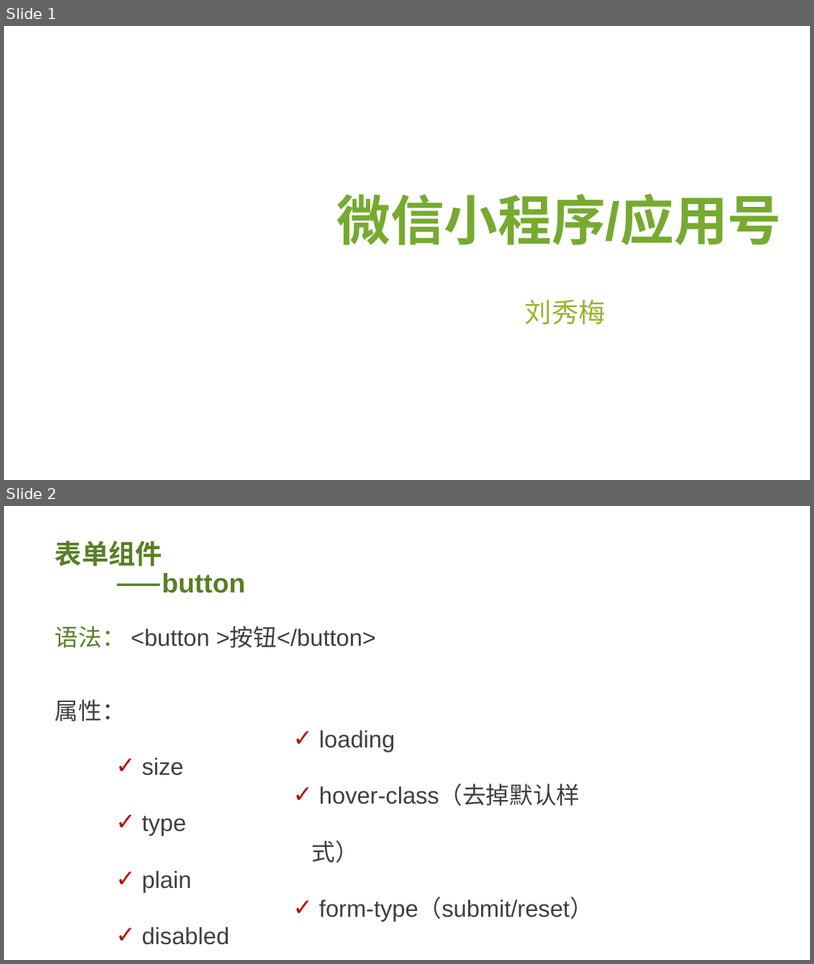
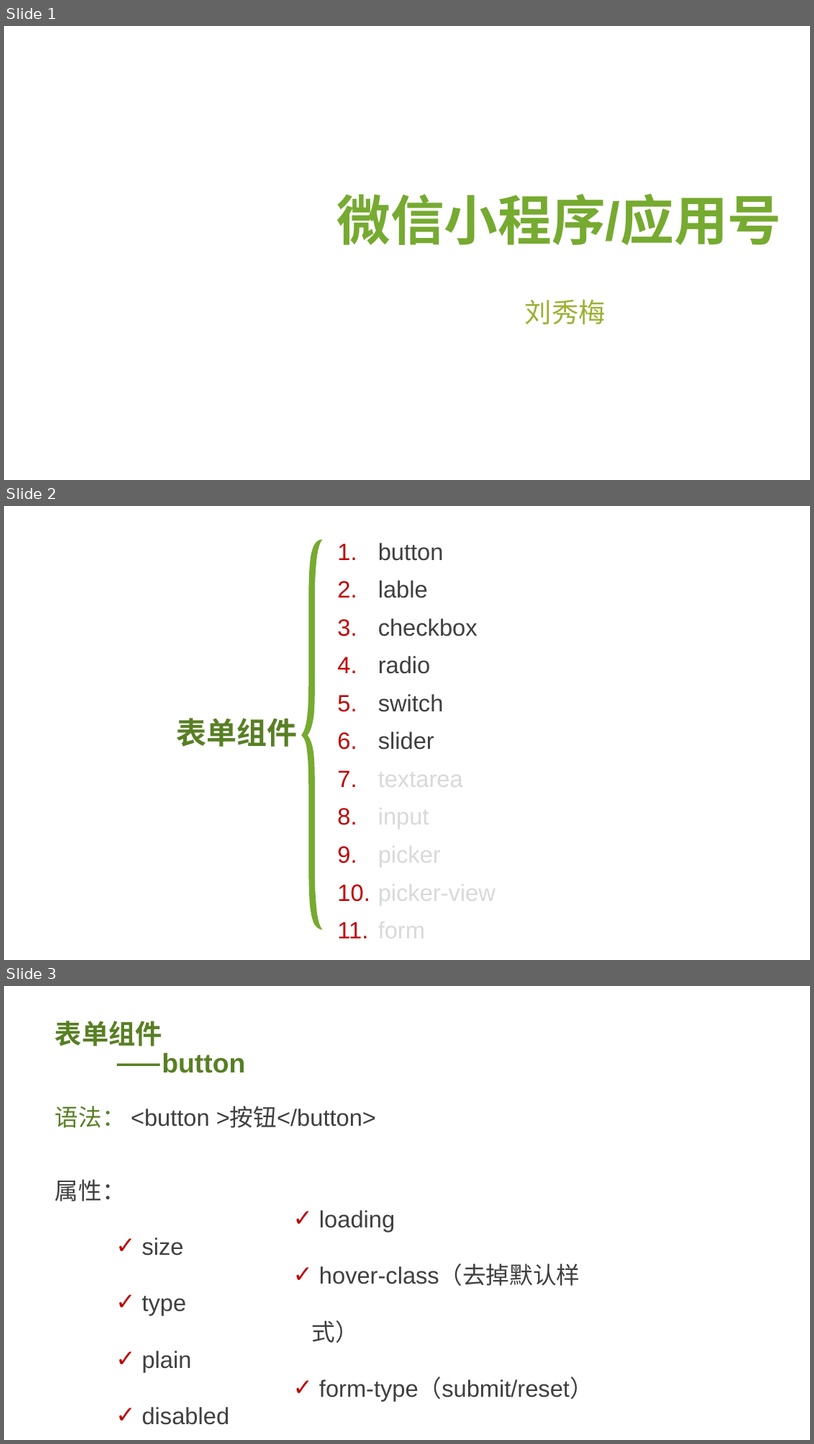
Before and after one commit to liuxiumei123/course-wxSmallApp, a slide deck: Ch02_微信小程序组件/微信小程序——表单1.pptx. Shown one above the other, each under a label of ours: slides 1 and 2 before the commit, slides 1, 2 and 3 after it. The pictures are 814x964 and 814x1444 pixels, drawn with LibreOffice and Linux fonts; fonts in the diff are those of the drawing; background and template pictures are left out. Boxes give left, top, right and bottom in pixels: in the first picture for what was removed or moved away, otherwise in the second. Text is boxed around its words. In the diff, an @@ line names an element or a change of style, - is before the commit and + after.

```diff
--- a/Ch02_微信小程序组件/微信小程序——表单1.pptx
+++ b/Ch02_微信小程序组件/微信小程序——表单1.pptx
@@ slide 2 added at (4, 506, 810, 960), background #FFFFFF @@
@@ freeform shape added at (301, 539, 323, 929), fill #76AA30 @@
@@ text added at (378, 543, 496, 943), 28 pt, text #3F3F3F @@
+1. button
+2. lable
+3. checkbox
+4. radio
+5. switch
+6. slider
+7. textarea
+8. input
+9. picker
+10. picker-view
+11. form
@@ text added at (177, 718, 298, 746), 36 pt, text #587F24, bold @@
+表单组件
@@ what was slide 2 is now slide 3 @@
```
Also in this commit, not shown: 6 other files.
